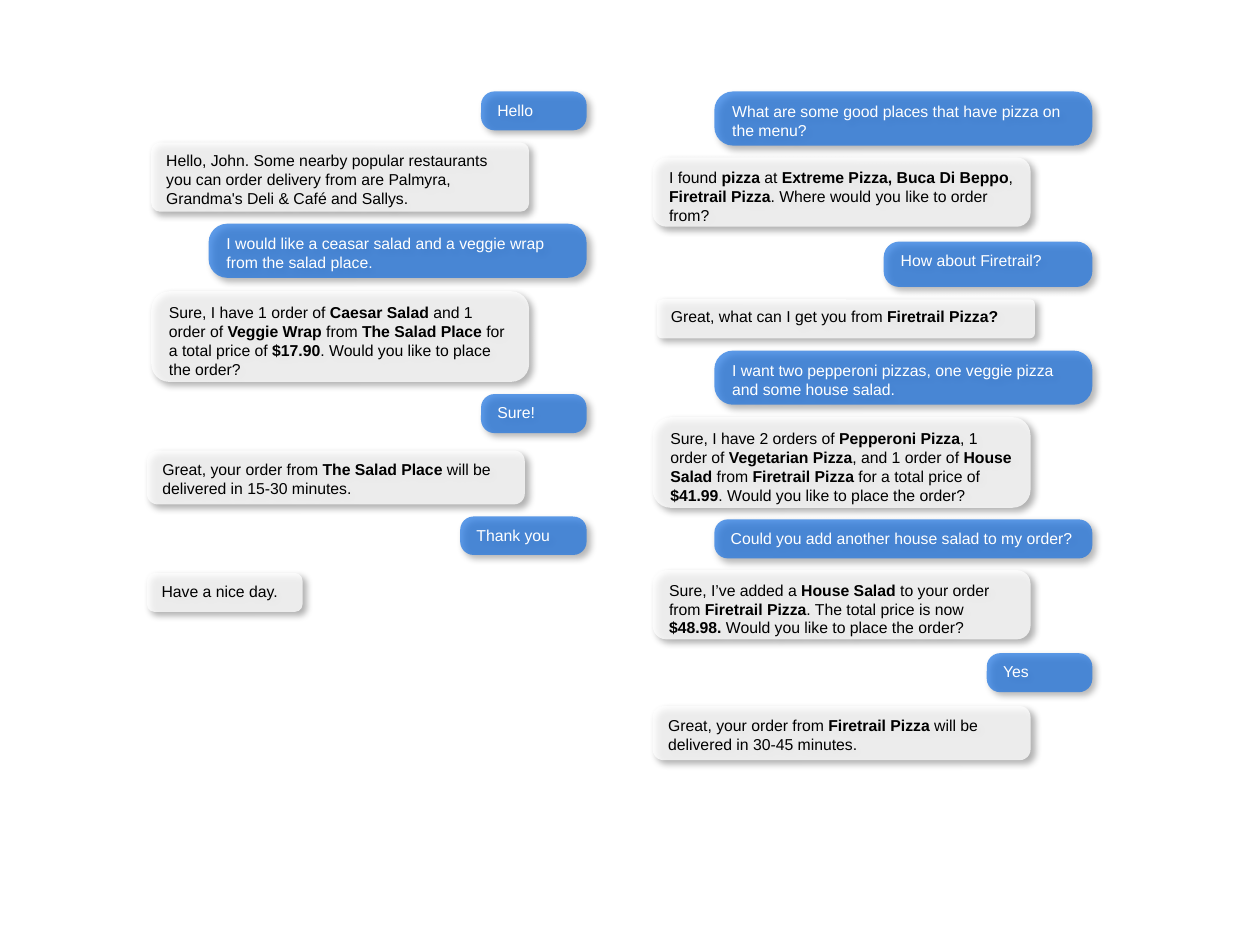
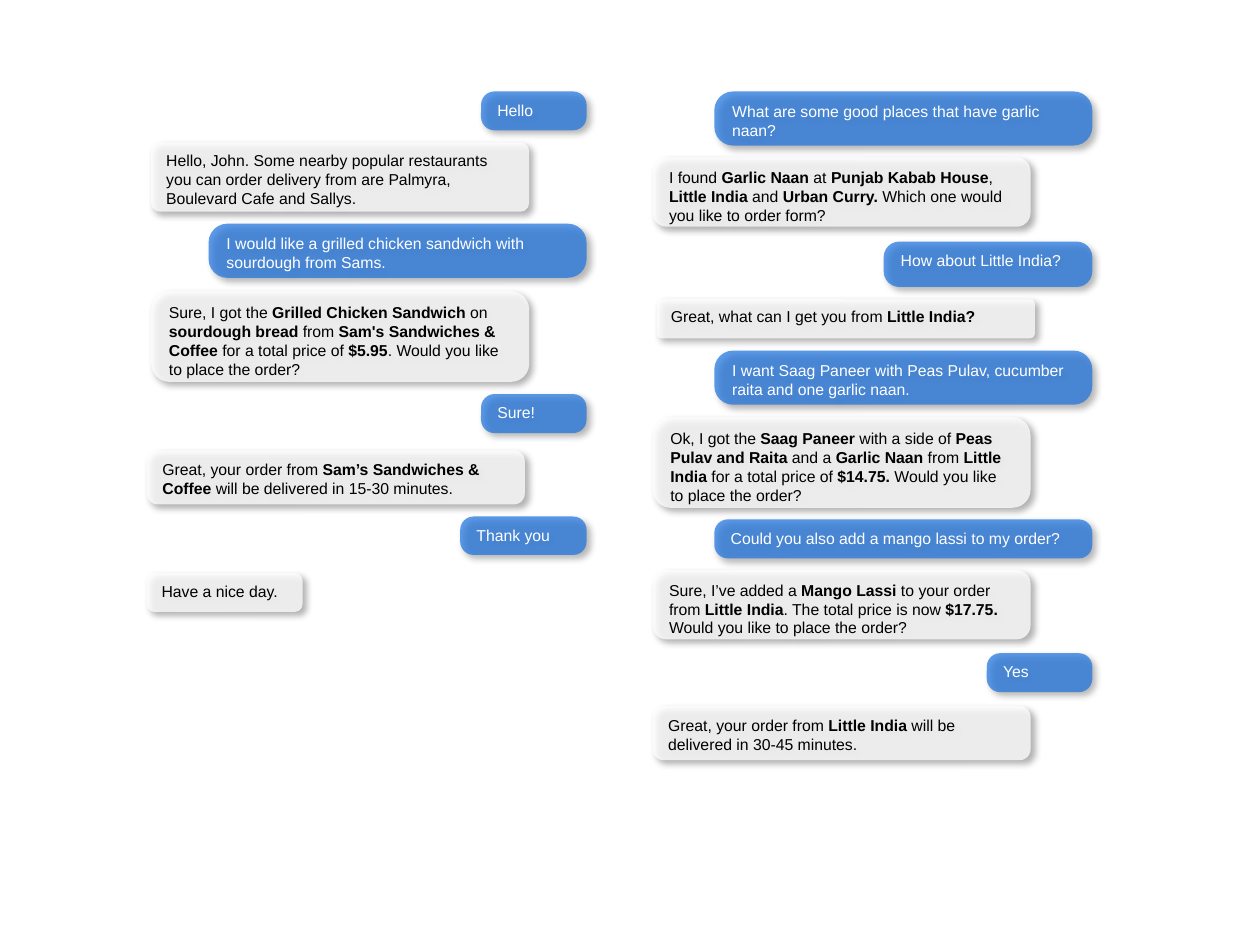
Before and after one commit to cisco/mindmeld, a slide deck: slide 4 of docs/source/images/images.pptx. Drawn at 1260x945 pixels with LibreOffice and Linux fonts; fonts in the diff are those of the drawing. Boxes give left, top, right and bottom in pixels: in the first picture for what was removed or moved away, otherwise in the second. Text is boxed around its words. In the diff, an @@ line names an element or a change of style, - is before the commit and + after.

```diff
--- a/docs/source/images/images.pptx
+++ b/docs/source/images/images.pptx
@@ text in rounded rectangle at (732,105,1040,136): text changed @@
-What are some good places that have pizza on the menu?
+What are some good places that have garlic naan?
@@ text in rounded rectangle at (166,154,488,208): text changed @@
-Hello, John. Some nearby popular restaurants you can order delivery from are Palmyra, Grandma's Deli & Café and Sallys.
+Hello, John. Some nearby popular restaurants you can order delivery from are Palmyra, Boulevard Cafe and Sallys.
@@ text in rounded rectangle at (669,171,1002,225): text changed @@
-I found pizza at Extreme Pizza, Buca Di Beppo, Firetrail Pizza. Where would you like to order from?
+I found Garlic Naan at Punjab Kabab House, Little India and Urban Curry. Which one would you like to order form?
@@ text in rounded rectangle at (226,237,524,272): text changed @@
-I would like a ceasar salad and a veggie wrap from the salad place.
+I would like a grilled chicken sandwich with sourdough from Sams.
@@ text in rounded rectangle at (901,254,1061,266): text changed @@
-How about Firetrail?
+How about Little India?
@@ text in rounded rectangle at (169,306,499,379): text changed @@
-Sure, I have 1 order of Caesar Salad and 1 order of Veggie Wrap from The Salad Place for a total price of $17.90. Would you like to place the order?
+Sure, I got the Grilled Chicken Sandwich on sourdough bread from Sam's Sandwiches & Coffee for a total price of $5.95. Would you like to place the order?
@@ text in rounded rectangle at (671,310,975,326): text changed @@
-Great, what can I get you from Firetrail Pizza?
+Great, what can I get you from Little India?
@@ text in rounded rectangle at (732,364,1064,399): text changed @@
-I want two pepperoni pizzas, one veggie pizza and some house salad.
+I want Saag Paneer with Peas Pulav, cucumber raita and one garlic naan.
@@ text in rounded rectangle at (670,432,1002,505): text changed @@
-Sure, I have 2 orders of Pepperoni Pizza, 1 order of Vegetarian Pizza, and 1 order of House Salad from Firetrail Pizza for a total price of $41.99. Would you like to place the order?
+Ok, I got the Saag Paneer with a side of Peas Pulav and Raita and a Garlic Naan from Little India for a total price of $14.75. Would you like to place the order?
@@ text in rounded rectangle at (162,463,464,494): text changed @@
-Great, your order from The Salad Place will be delivered in 15-30 minutes.
+Great, your order from Sam’s Sandwiches & Coffee will be delivered in 15-30 minutes.
@@ text in rounded rectangle at (731,532,1060,548): text changed @@
-Could you add another house salad to my order?
+Could you also add a mango lassi to my order?
@@ text in rounded rectangle at (669,584,998,637): text changed @@
-Sure, I’ve added a House Salad to your order from Firetrail Pizza. The total price is now $48.98. Would you like to place the order?
+Sure, I’ve added a Mango Lassi to your order from Little India. The total price is now $17.75. Would you like to place the order?
@@ text in rounded rectangle at (668,719,956,750): text changed @@
-Great, your order from Firetrail Pizza will be delivered in 30-45 minutes.
+Great, your order from Little India will be delivered in 30-45 minutes.
```
Also in this commit, not shown: 2 slides added.
